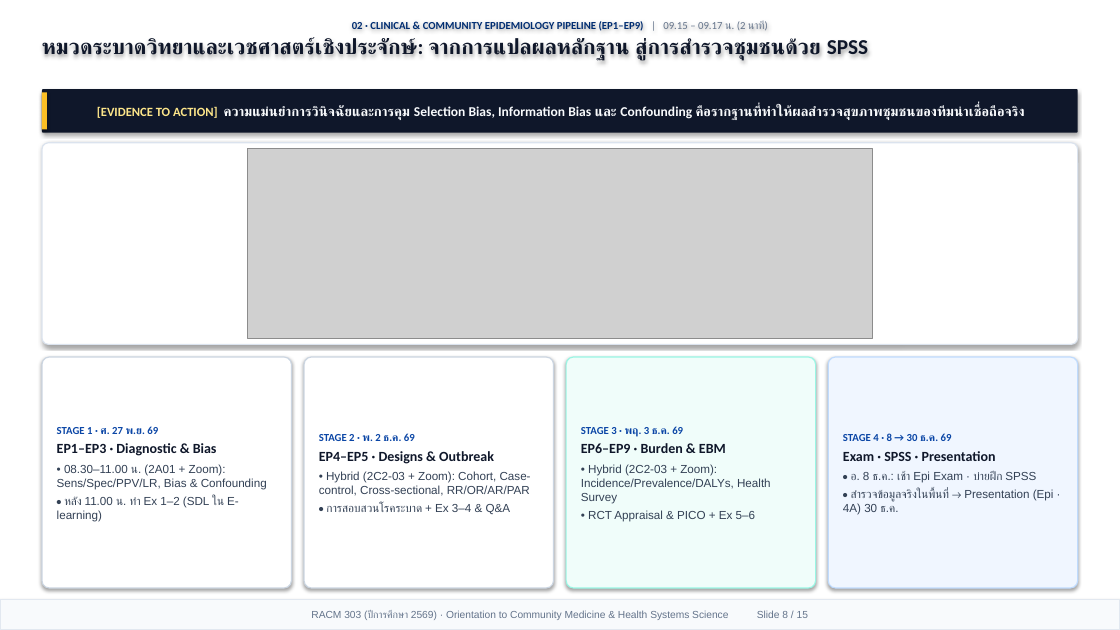
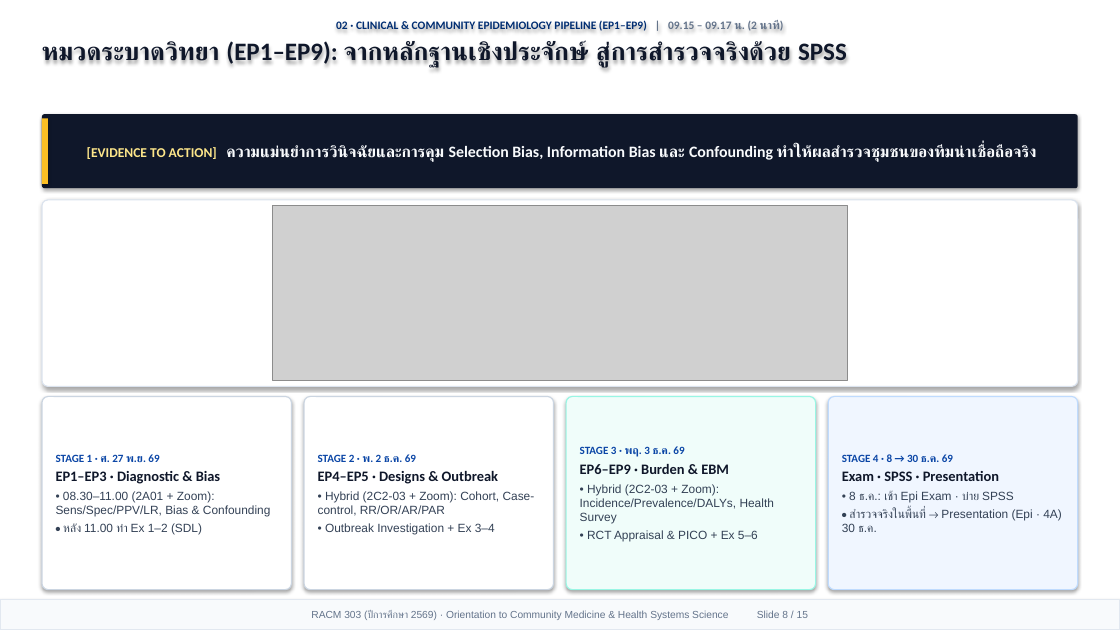
Before and after one commit to smartwoo/racm303-2569, a slide deck: slide 8 of exports/pptx/RACM303_2569_Orientation_Slides.pptx. Drawn at 1120x630 pixels with LibreOffice and Linux fonts; fonts in the diff are those of the drawing; grey boxes stand for pictures. Boxes give left, top, right and bottom in pixels: in the first picture for what was removed or moved away, otherwise in the second. Text is boxed around its words. In the diff, an @@ line names an element or a change of style, - is before the commit and + after.

Commit message:
feat(orientation): Apple Keynote 1/3 header + 2/3 Bento deck, HD original HSS figures with citations, and 6-form-factor responsive design

```diff
--- a/exports/pptx/RACM303_2569_Orientation_Slides.pptx
+++ b/exports/pptx/RACM303_2569_Orientation_Slides.pptx
@@ text at [336,20,784,31]: size 9.2 to 9.8 pt in "02 · CLINICAL & COMMUNITY EPIDEMIOLOGY PIPELINE ..."; bold on in "| 09.15 – 09.17 น. (2 นาที)"; more space between paragraphs @@
@@ text at [42,40,847,67]: text changed; size 18.2 to 21.5 pt @@
-หมวดระบาดวิทยาและเวชศาสตร์เชิงประจักษ์: จากการแปลผลหลักฐาน สู่การสำรวจชุมชนด้วย SPSS
+หมวดระบาดวิทยา (EP1–EP9): จากหลักฐานเชิงประจักษ์ สู่การสำรวจจริงด้วย SPSS
@@ rounded rectangle "[EVIDENCE TO ACTION] ความแม่นยำการวินิจฉัยและการคุม Selectio ...": place and size @@
-rounded rectangle "[EVIDENCE TO ACTION] ความแม่นยำการวินิจฉัยและการคุม Selectio ..." at [42,89,1078,133]
+rounded rectangle "[EVIDENCE TO ACTION] ความแม่นยำการวินิจฉัยและการคุม Selectio ..." at [42,114,1078,188]
@@ rectangle: place and size @@
-rectangle at [42,92,47,129]
+rectangle at [42,118,48,184]
@@ text in rounded rectangle at [87,144,1037,162]: text changed; size 11.6 to 13.6 pt @@
-[EVIDENCE TO ACTION] ความแม่นยำการวินิจฉัยและการคุม Selection Bias, Information Bias และ Confounding คือรากฐานที่ทำให้ผลสำรวจสุขภาพชุมชนของทีมน่าเชื่อถือจริง
+[EVIDENCE TO ACTION] ความแม่นยำการวินิจฉัยและการคุม Selection Bias, Information Bias และ Confounding ทำให้ผลสำรวจชุมชนของทีมน่าเชื่อถือจริง
@@ rounded rectangle: place and size @@
-rounded rectangle at [42,143,1078,344]
+rounded rectangle at [42,200,1078,386]
@@ picture: place and size @@
-picture at [248,149,872,339]
+picture at [272,206,847,381]
@@ rounded rectangle "STAGE 1 · ศ. 27 ...": place and size @@
-rounded rectangle "STAGE 1 · ศ. 27 ..." at [42,357,292,588]
+rounded rectangle "STAGE 1 · ศ. 27 ..." at [42,397,292,590]
@@ rounded rectangle "STAGE 2 · พ. 2 ...": place and size @@
-rounded rectangle "STAGE 2 · พ. 2 ..." at [304,357,554,588]
+rounded rectangle "STAGE 2 · พ. 2 ..." at [304,397,554,590]
@@ rounded rectangle "STAGE 3 · พฤ. 3 ...": place and size @@
-rounded rectangle "STAGE 3 · พฤ. 3 ..." at [566,357,816,588]
+rounded rectangle "STAGE 3 · พฤ. 3 ..." at [566,397,816,590]
@@ rounded rectangle "STAGE 3 · พฤ. 3 ..." at [566,397,816,590]: size 9.2 to 9.5 pt in "STAGE 3 · พฤ. 3 ธ.ค. 69"; size 12 to 12.4 pt in "EP6–EP9 · Burden & EBM"; size 10 to 10.2 pt in "• Hybrid (2C2-03 + Zoom): Incidence/Prevalence/DALYs, Health ...", "• RCT Appraisal & PICO + Ex ..."; less space between paragraphs @@
@@ rounded rectangle "STAGE 4 · 8 → ...": place and size @@
-rounded rectangle "STAGE 4 · 8 → ..." at [828,357,1078,588]
+rounded rectangle "STAGE 4 · 8 → ..." at [828,397,1078,590]
@@ text in rounded rectangle at [56,454,220,484]: size 9.2 to 9.5 pt in "STAGE 1 · ศ. 27 พ.ย. 69"; size 12 to 12.4 pt in "EP1–EP3 · Diagnostic & Bias"; less space between paragraphs @@
@@ text in rounded rectangle at [318,454,498,484]: size 9.2 to 9.5 pt in "STAGE 2 · พ. 2 ธ.ค. 69"; size 12 to 12.4 pt in "EP4–EP5 · Designs & Outbreak"; less space between paragraphs @@
@@ text in rounded rectangle at [842,454,999,481]: size 9.2 to 9.5 pt in "STAGE 4 · 8 → 30 ธ.ค. ..."; size 12 to 12.4 pt in "Exam · SPSS · Presentation"; less space between paragraphs @@
@@ text in rounded rectangle at [56,491,270,535]: text changed; size 10 to 10.2 pt @@
-• 08.30–11.00 น. (2A01 + Zoom): Sens/Spec/PPV/LR, Bias & Confounding
-• หลัง 11.00 น. ทำ Ex 1–2 (SDL ใน E-learning)
+• 08.30–11.00 (2A01 + Zoom): Sens/Spec/PPV/LR, Bias & Confounding
+• หลัง 11.00 ทำ Ex 1–2 (SDL)
@@ text in rounded rectangle at [318,491,535,535]: text changed; size 10 to 10.2 pt @@
-• Hybrid (2C2-03 + Zoom): Cohort, Case-control, Cross-sectional, RR/OR/AR/PAR
-• การสอบสวนโรคระบาด + Ex 3–4 & Q&A
+• Hybrid (2C2-03 + Zoom): Cohort, Case-control, RR/OR/AR/PAR
+• Outbreak Investigation + Ex 3–4
@@ text in rounded rectangle at [842,491,1062,532]: text changed; size 10 to 10.2 pt @@
-• อ. 8 ธ.ค.: เช้า Epi Exam · บ่ายฝึก SPSS
-• สำรวจข้อมูลจริงในพื้นที่ → Presentation (Epi · 4A) 30 ธ.ค.
+• 8 ธ.ค.: เช้า Epi Exam · บ่าย SPSS
+• สำรวจจริงในพื้นที่ → Presentation (Epi · 4A) 30 ธ.ค.
```
Also in this commit, not shown: 13 other slides changed, 1 slide added, 1 slide removed, 6 other files.
